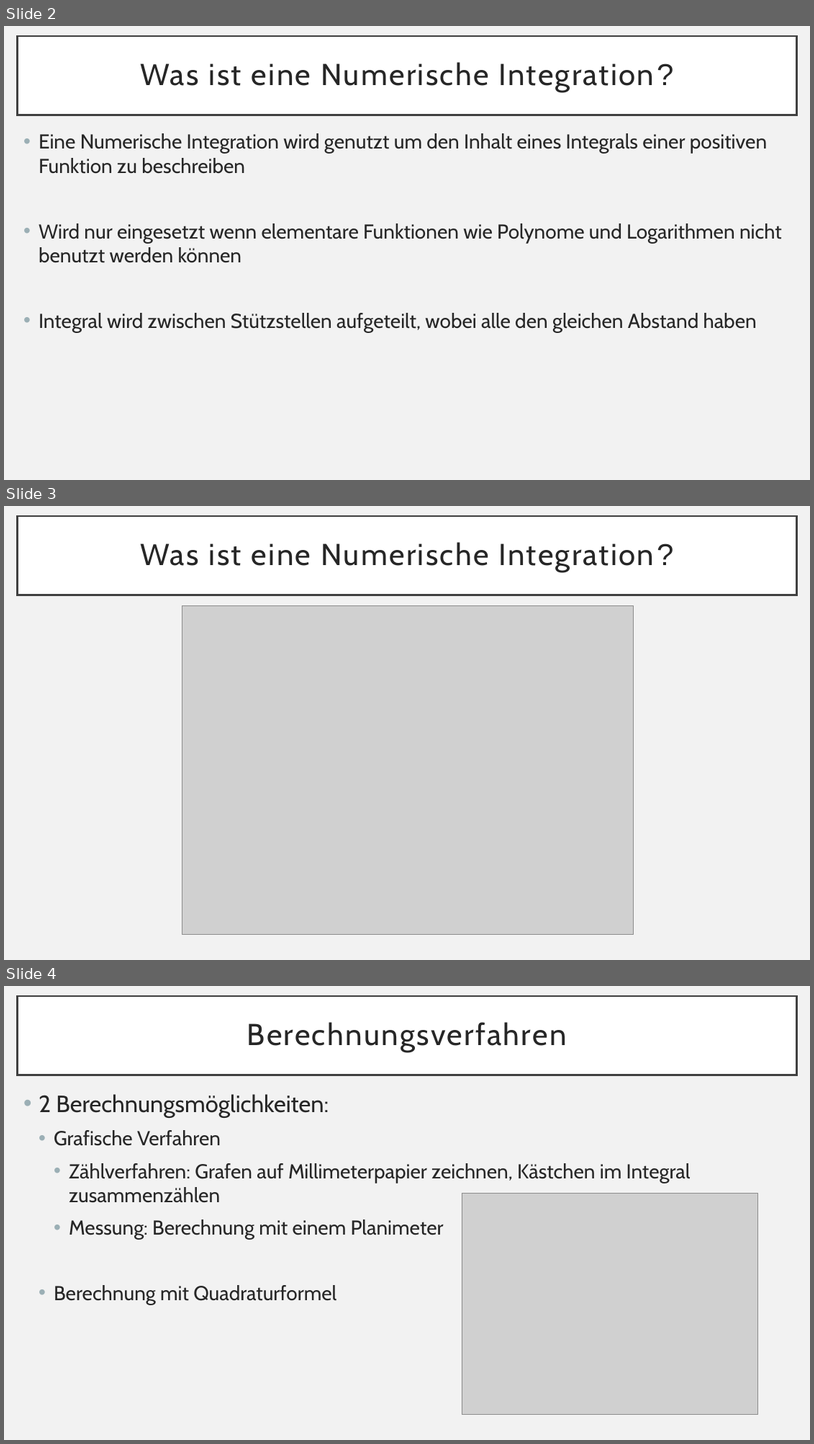
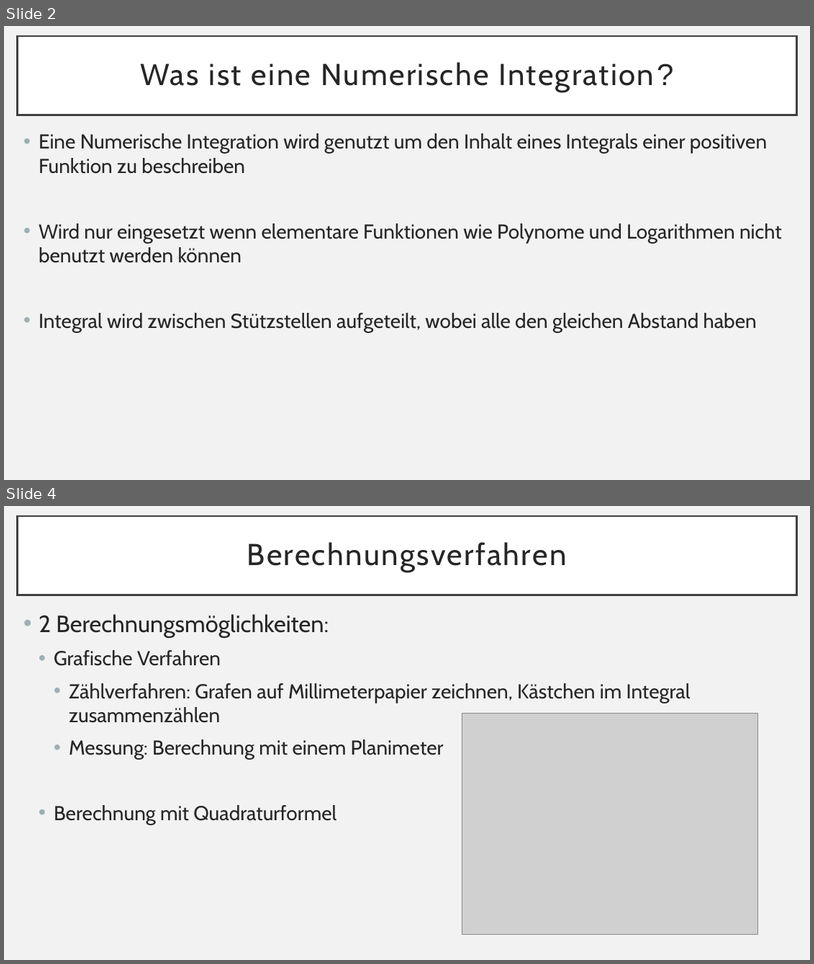
Before and after one commit to Zwilli/Numerik_und_Logik, a slide deck: Baumann/Numerische Integration.pptx. Shown one above the other, each under a label of ours: slides 2, 3 and 4 before the commit, slides 2 and 4 after it; the slides between them are not shown. The pictures are 814x1444 and 814x964 pixels, drawn with LibreOffice and Linux fonts; fonts in the diff are those of the drawing; grey boxes stand for pictures. Boxes give left, top, right and bottom in pixels: in the first picture for what was removed or moved away, otherwise in the second. Text is boxed around its words. In the diff, an @@ line names an element or a change of style, - is before the commit and + after.

```diff
--- a/Baumann/Numerische Integration.pptx
+++ b/Baumann/Numerische Integration.pptx
@@ slide 3 removed at (4,506,810,960), background #F2F2F2 @@
@@ title removed at (17,516,797,595) @@
-Was ist eine Numerische Integration?
@@ picture removed at (183,606,634,934) @@
```
Also in this commit, not shown: 6 slides added, 1 other slide removed, 2 other files.
